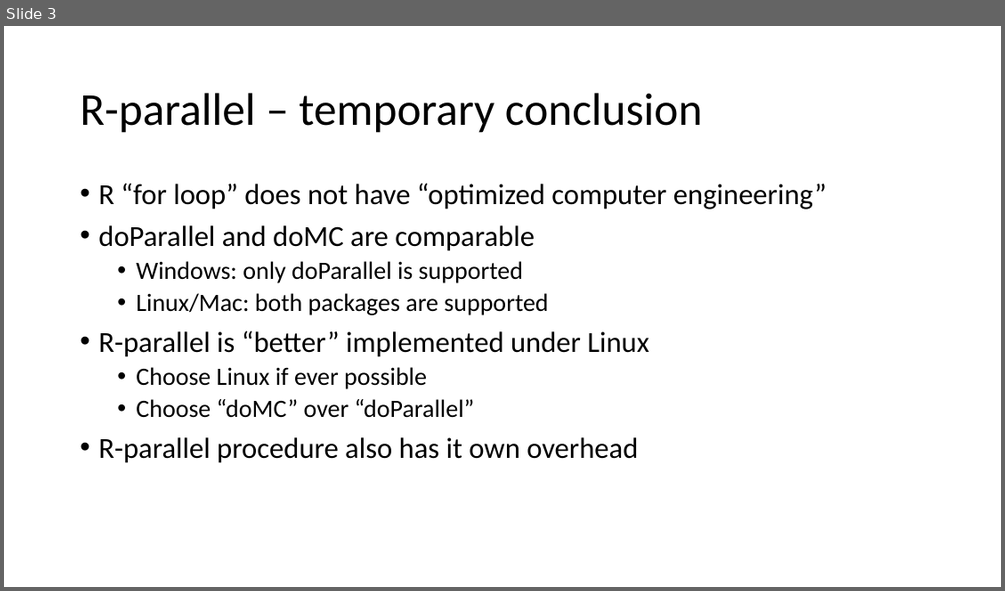
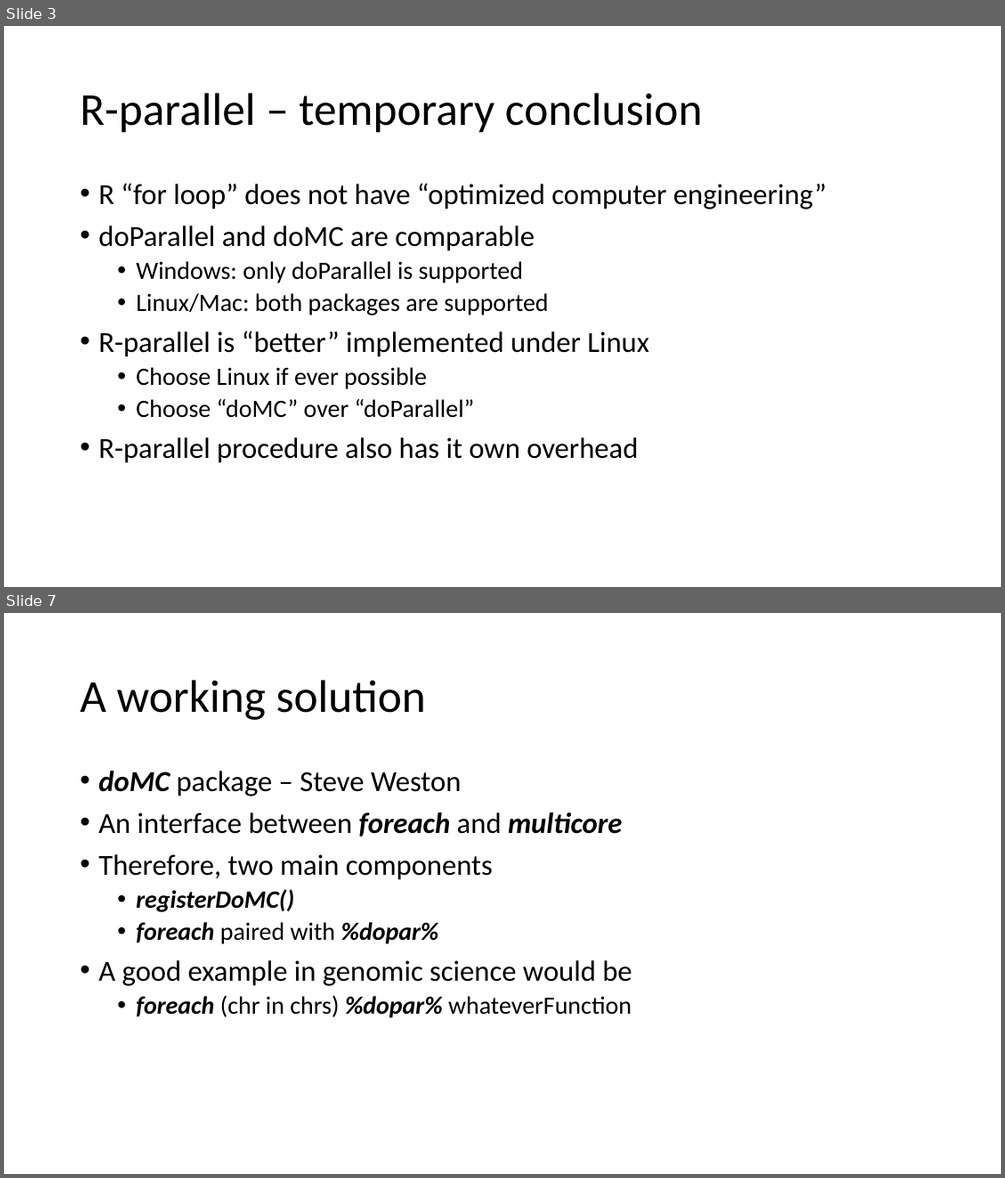
Before and after one commit to 2waybene/helloworld, a slide deck: IB_group_meeting/evalParal/R-parallel.pptx. Shown one above the other, each under a label of ours: slide 3 before the commit, slides 3 and 7 after it; the slides between them are not shown. The pictures are 1005x591 and 1005x1178 pixels, drawn with LibreOffice and Linux fonts; fonts in the diff are those of the drawing. Boxes give left, top, right and bottom in pixels: in the first picture for what was removed or moved away, otherwise in the second. Text is boxed around its words. In the diff, an @@ line names an element or a change of style, - is before the commit and + after.

```diff
--- a/IB_group_meeting/evalParal/R-parallel.pptx
+++ b/IB_group_meeting/evalParal/R-parallel.pptx
@@ slide 7 added at <box>4,613,1001,1174</box>, background #FFFFFF @@
@@ title added at <box>80,680,426,720</box>, 44 pt, text #000000 @@
+A working solution
@@ text added at <box>98,771,631,1018</box>, 28 pt, text #000000 @@
+• doMC package – Steve Weston
+• An interface between foreach and multicore
+• Therefore, two main components
+  • registerDoMC()
+  • foreach paired with %dopar%
+• A good example in genomic science would be
+  • foreach (chr in chrs) %dopar% whateverFunction
```
Also in this commit, not shown: 7 other slides added, 3 slides removed.
